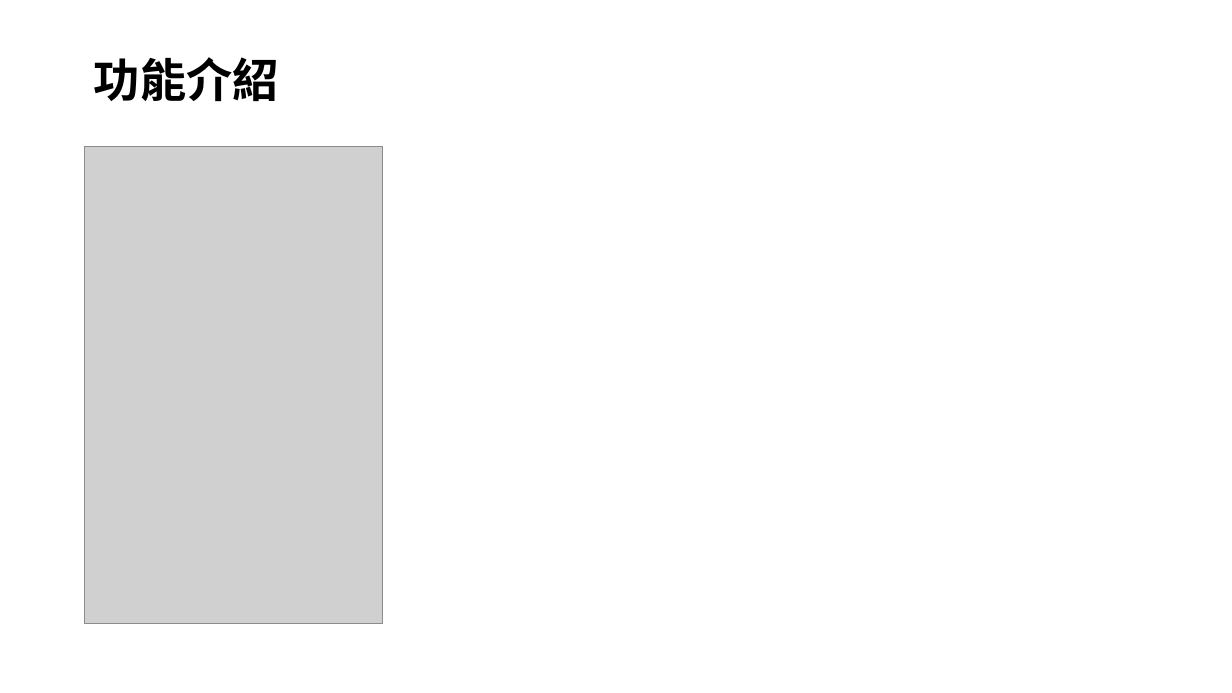
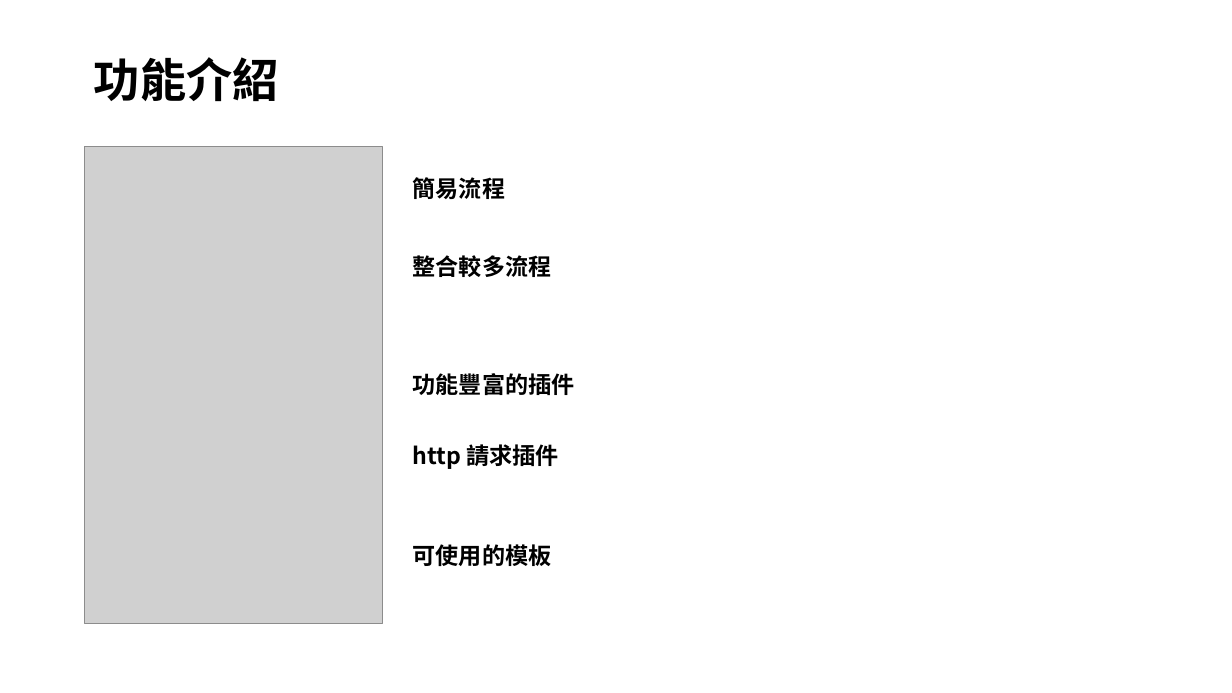
Before and after one commit to En-Yi/Code-place, a slide deck: slide 6 of fastgpt_(Security_C).pptx. Drawn at 1232x693 pixels with LibreOffice and Linux fonts; fonts in the diff are those of the drawing; grey boxes stand for pictures. Boxes give left, top, right and bottom in pixels: in the first picture for what was removed or moved away, otherwise in the second. Text is boxed around its words. In the diff, an @@ line names an element or a change of style, - is before the commit and + after.

```diff
--- a/fastgpt_(Security_C).pptx
+++ b/fastgpt_(Security_C).pptx
@@ text added at [413,177,505,199], 18 pt, text #000000, bold @@
+簡易流程
@@ text added at [413,255,552,277], 18 pt, text #000000, bold @@
+整合較多流程
@@ text added at [413,373,575,395], 18 pt, text #000000, bold @@
+功能豐富的插件
@@ text added at [413,444,559,469], 18 pt, text #000000, bold @@
+http 請求插件
@@ text added at [413,544,552,566], 18 pt, text #000000, bold @@
+可使用的模板
```
